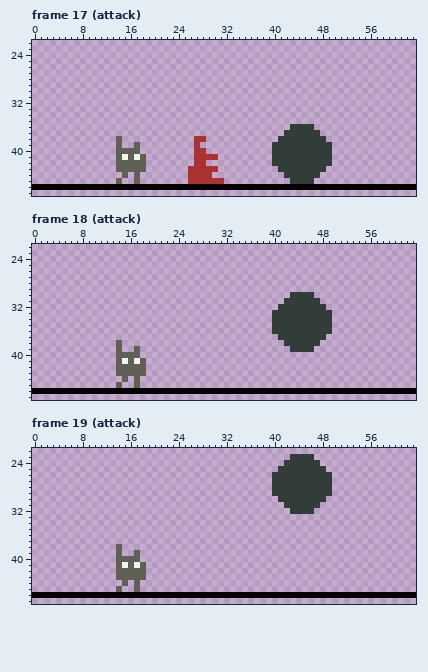
Pixel-art file, stored at enemy.aseprite. The picture above is the old version.
64x64 pixels, 19 frames. Shown: frame 17 (attack): x 0..63, y 22..47; frame 18 (attack): x 0..63, y 22..47; frame 19 (attack): x 0..63, y 22..47.
And afterwards:
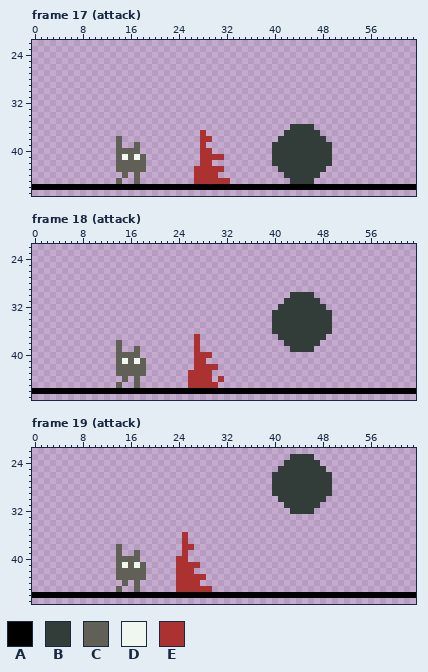
Palette (. is transparent): A #000000  B #323c39  C #606056  D #f0f6f0  E #ac3232
From old to new:
--- frame 17 (attack), layer "Layer 5"
@@ x 24..34 @@
 36 ...........
-37 ...........
-38 ...EE......
-39 ...E.......
-40 ...EE......
-41 ...EEEE....
-42 ...EE......
-43 ..EEEEE....
-44 ..EEEE.....
-45 ..EEEEEE...
+37 ....E......
+38 ....EE.....
+39 ....E......
+40 ....EE.....
+41 ....EEEE...
+42 ....EE.....
+43 ...EEEEE...
+44 ...EEEE....
+45 ...EEEEEE..
 46 AAAAAAAAAAA
--- frame 18 (attack), layer "Layer 5"
@@ x 24..33 @@
 36 ..........
-37 ..........
-38 ..........
-39 ..........
-40 ..........
-41 ..........
-42 ..........
-43 ..........
-44 ..........
-45 ..........
+37 ...E......
+38 ...E......
+39 ...E......
+40 ...EEE....
+41 ...EE.....
+42 ...EEEE...
+43 ..EEEE....
+44 ..EEEE.E..
+45 ..EEEEE...
 46 AAAAAAAAAA
--- frame 19 (attack), layer "Layer 5"
@@ x 22..31 @@
 35 ..........
-36 ..........
-37 ..........
-38 ..........
-39 ..........
-40 ..........
-41 ..........
-42 ..........
-43 ..........
-44 ..........
-45 ..........
+36 ...E......
+37 ...E......
+38 ...EE.....
+39 ...E......
+40 ..EE......
+41 ..EEEE....
+42 ..EEE.....
+43 ..EEEEE...
+44 ..EEEE....
+45 ..EEEEEE..
 46 AAAAAAAAAA
